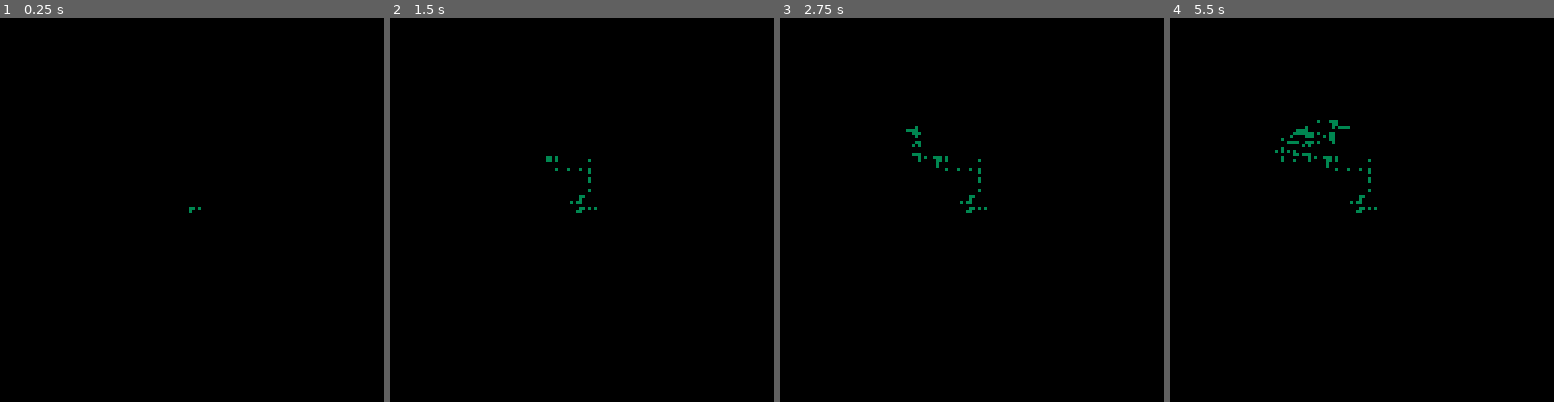
Above: before the commit, frames 1-4 (left to right).
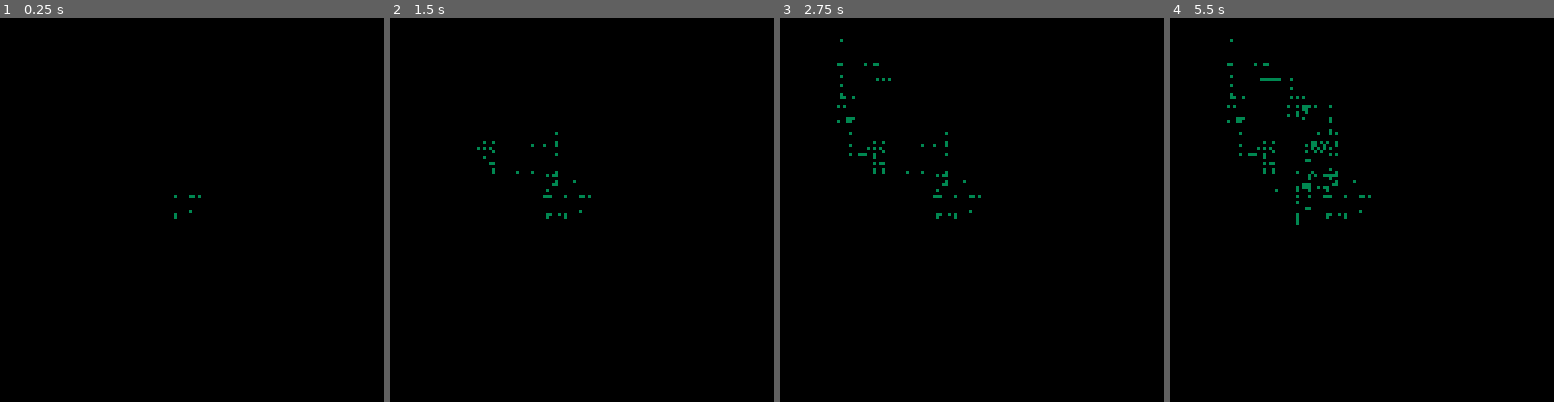
Above: after the commit, the same moments.

Repository: julioolvr/nature_of_code
Game: PICO-8 cartridge nature_of_code.p8
Two runs of this game, one before a commit and one after it. Both use one fixed random seed, a clock stepped at 60 frames per second and the inputs below.
Inputs:
- Up to frame 1 (0.25 s): no input
- Up to frame 2 (1.5 s): no input
- Up to frame 3 (2.75 s): no input
- Up to frame 4 (5.5 s): no input

The runs differ from the first frame. In frame 1, less than 0.1% of the frame differs, in the area x 45-53%, y 46-53%; in frame 2, 0.4%; in frame 3, 0.7%; in frame 4, 1.4%, in the area x 14-54%, y 5-54%.

Commit message:
Squared Montecarlo

Diff:
--- a/nature_of_code.p8
+++ b/nature_of_code.p8
@@ -27,10 +27,10 @@
 
 function player:monte_carlo_step()
   repeat
-    max_size = flr(rnd(10)) + 1
-  until max_size * 1.5 < rnd(10) + 1
+    max_size = flr(rnd(10)) -- 1, 2, 3, 4, 5, 6, 7, 8, 9, 10
+  until max_size > rnd(10) ^ 2
 
-  step_size = rnd(max_size)
+  step_size = flr(rnd(max_size)) + 1
   self:random_step(step_size)
 end
 
